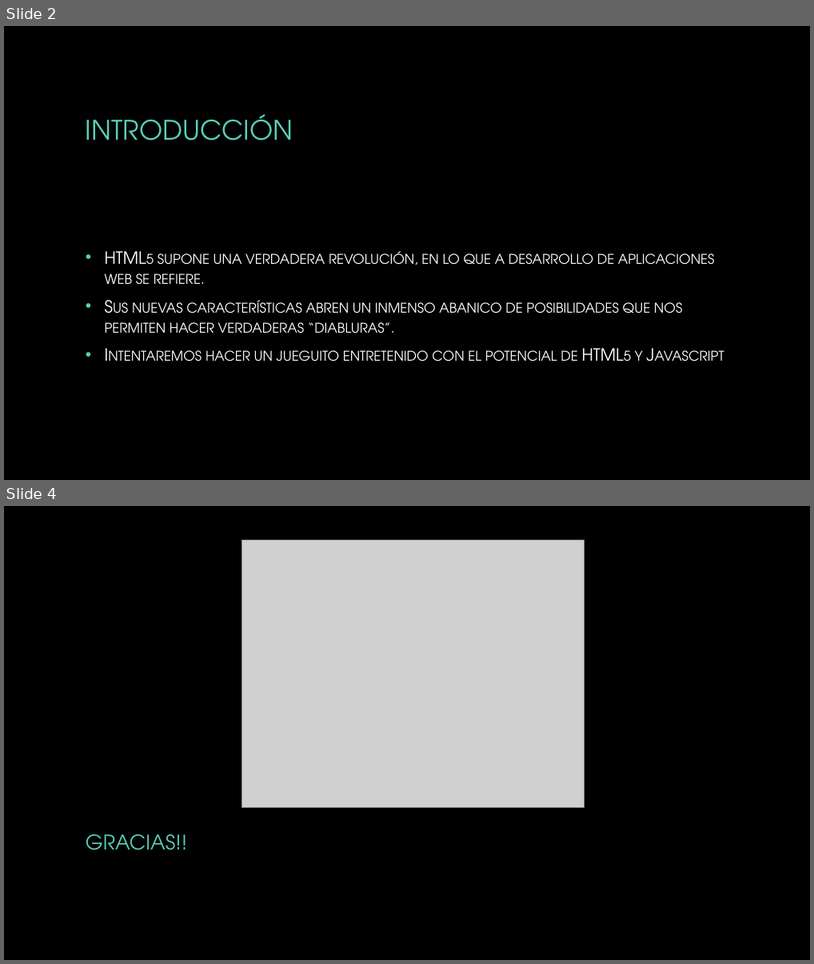
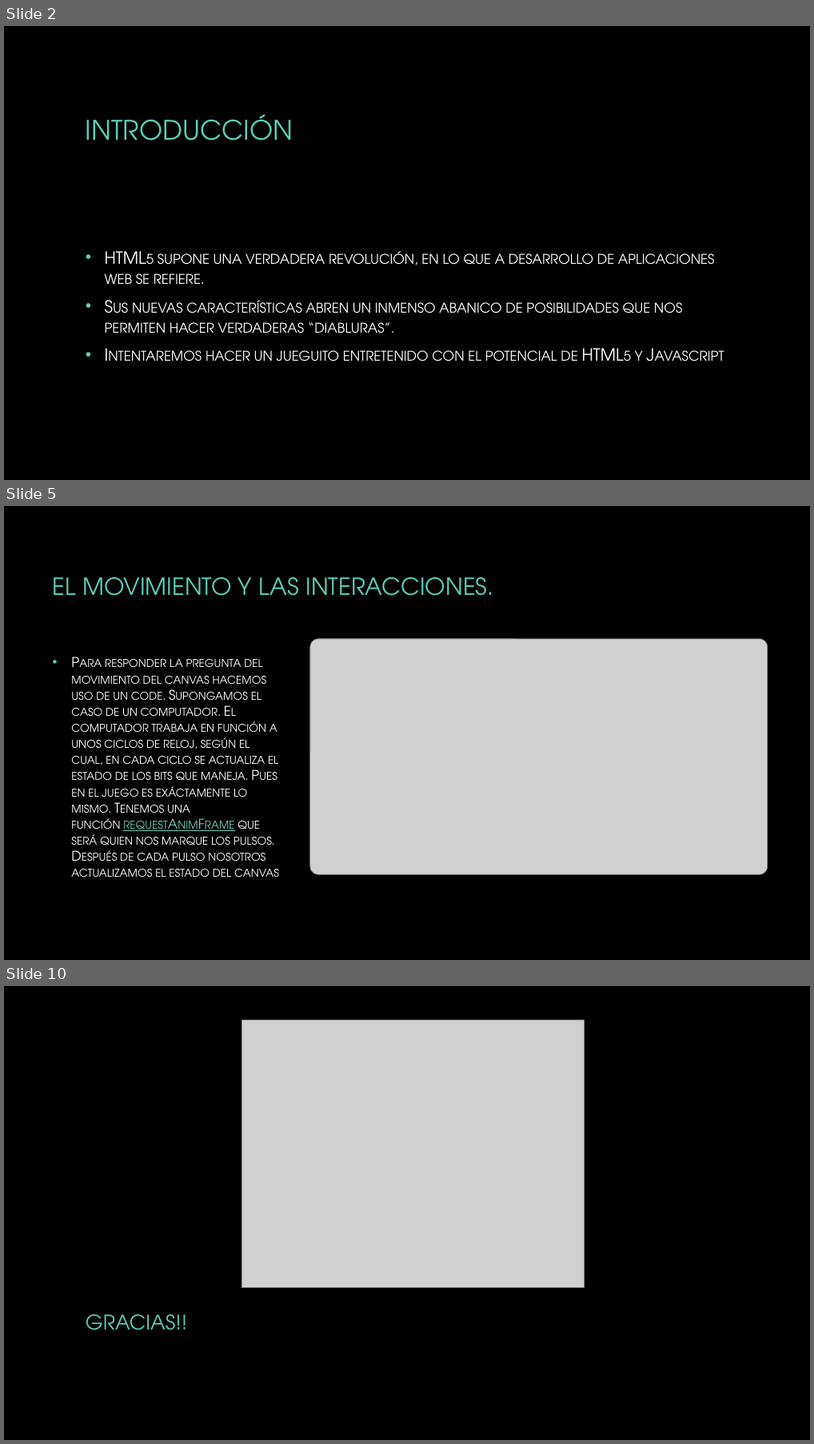
Before and after one commit to AlexGranda/Javascript, a slide deck: ProyectoIBim/Jueguito.pptx. Shown one above the other, each under a label of ours: slides 2 and 4 before the commit, slides 2, 5 and 10 after it; the slides between them are not shown. The pictures are 814x964 and 814x1444 pixels, drawn with LibreOffice and Linux fonts; fonts in the diff are those of the drawing; grey boxes stand for pictures; background and template pictures are left out. Boxes give left, top, right and bottom in pixels: in the first picture for what was removed or moved away, otherwise in the second. Text is boxed around its words. In the diff, an @@ line names an element or a change of style, - is before the commit and + after.

```diff
--- a/ProyectoIBim/Jueguito.pptx
+++ b/ProyectoIBim/Jueguito.pptx
@@ slide 5 added at (x1=4, y1=506, x2=810, y2=960), background picture (left out) @@
@@ title added at (x1=53, y1=577, x2=494, y2=596), 28 pt, text #5AD0B8 @@
+EL MOVIMIENTO Y LAS INTERACCIONES.
@@ picture added at (x1=310, y1=639, x2=767, y2=874) @@
@@ text added at (x1=71, y1=659, x2=279, y2=876), 16 pt, text #FFFFFF, small capitals @@
+• Para responder la pregunta del movimiento del canvas hacemos uso de un code. Supongamos el caso de un computador. El computador trabaja en función a unos ciclos de reloj, según el cual, en cada ciclo se actualiza el estado de los bits que maneja. Pues en el juego es exáctamente lo mismo. Tenemos una función requestAnimFrame que será quien nos marque los pulsos. Después de cada pulso nosotros actualizamos el estado del canvas
@@ what was slide 4 is now slide 10 @@
```
Also in this commit, not shown: 1 slide changed, 5 other slides added.
